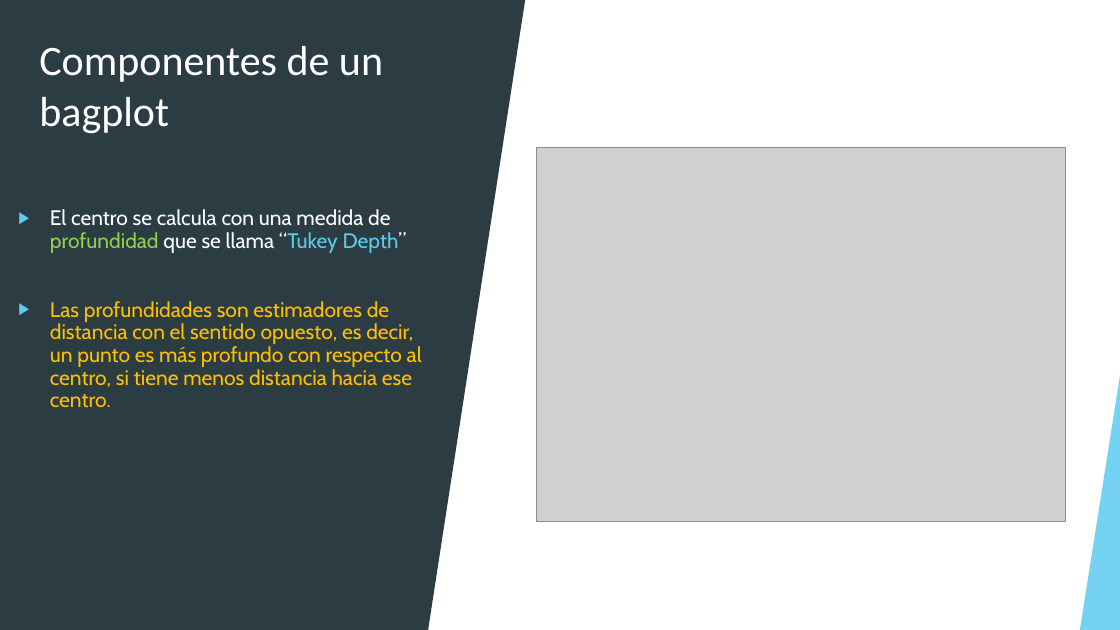
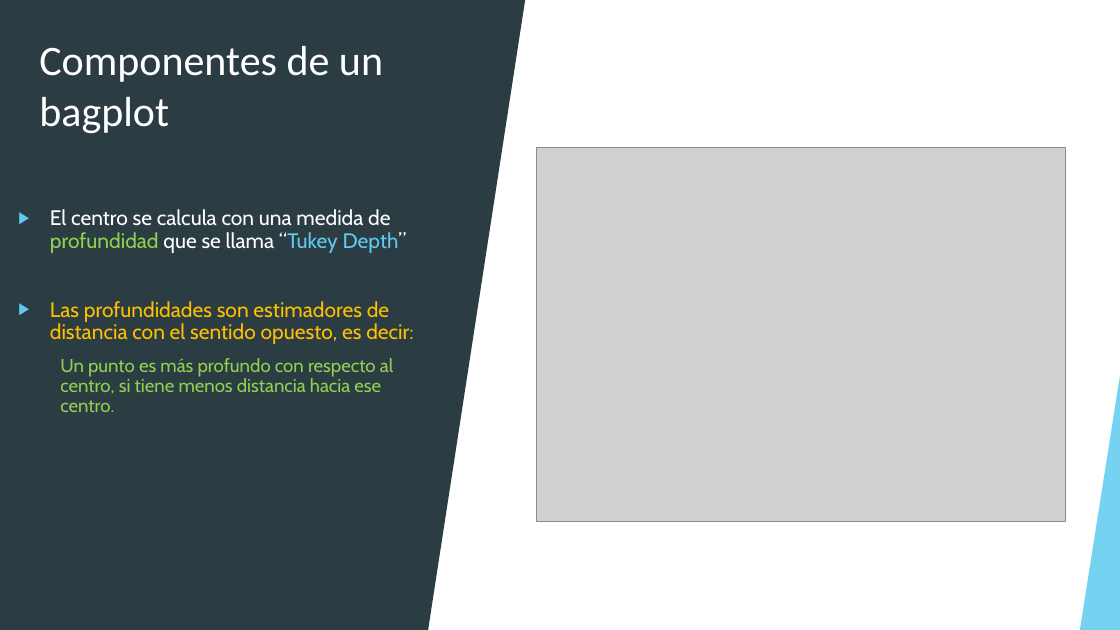
Before and after one commit to joanby/curso-estadistica-multivariante, a slide deck: slide 15 of Seccion 1 Introducción al espacio multivariante/Diapositivas/1.3 Boxplot .pptx. Drawn at 1120x630 pixels with LibreOffice and Linux fonts; fonts in the diff are those of the drawing; grey boxes stand for pictures. Boxes give left, top, right and bottom in pixels: in the first picture for what was removed or moved away, otherwise in the second. Text is boxed around its words. In the diff, an @@ line names an element or a change of style, - is before the commit and + after.

```diff
--- a/Seccion 1 Introducción al espacio multivariante/Diapositivas/1.3 Boxplot .pptx
+++ b/Seccion 1 Introducción al espacio multivariante/Diapositivas/1.3 Boxplot .pptx
@@ text at [50, 301, 413, 412]: text changed; size 18 to 16 pt; text colour #FFC000 to #92D050 @@
-▶ Las profundidades son estimadores de distancia con el sentido opuesto, es decir, un punto es más profundo con respecto al centro, si tiene menos distancia hacia ese centro.
+▶ Las profundidades son estimadores de distancia con el sentido opuesto, es decir:
+  Un punto es más profundo con respecto al centro, si tiene menos distancia hacia ese centro.
```
Also in this commit, not shown: 3 other slides changed, 5 other files.
